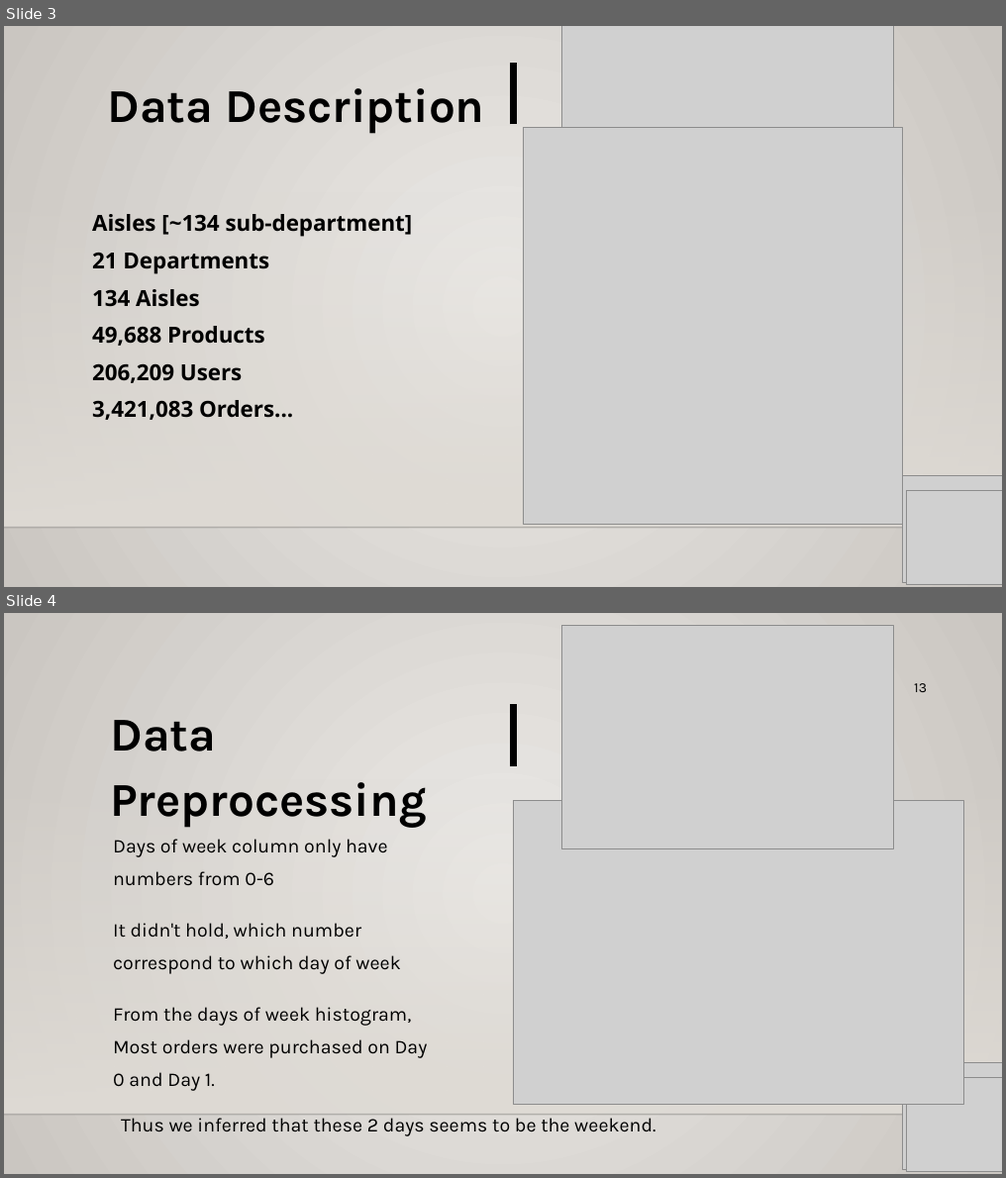
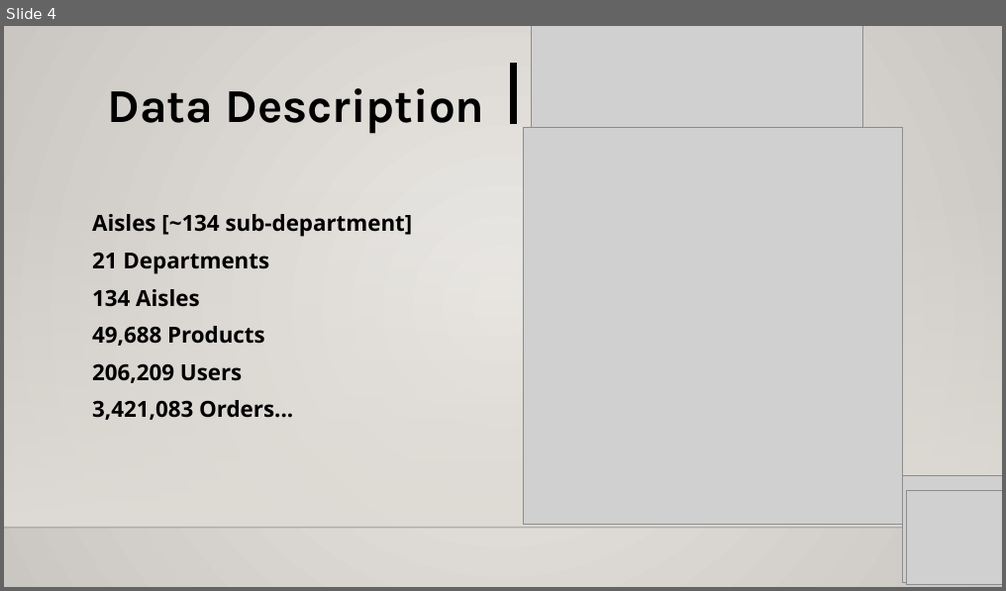
Before and after one commit to bharath21gaju/GroceryItems_Recommender, a slide deck: MidTerm_USML.pptx. Shown one above the other, each under a label of ours: slides 3 and 4 before the commit, slide 4 after it. The pictures are 1006x1178 and 1006x591 pixels, drawn with LibreOffice and Linux fonts; fonts in the diff are those of the drawing; grey boxes stand for pictures; background and template pictures are left out. Boxes give left, top, right and bottom in pixels: in the first picture for what was removed or moved away, otherwise in the second. Text is boxed around its words. In the diff, an @@ line names an element or a change of style, - is before the commit and + after.

```diff
--- a/MidTerm_USML.pptx
+++ b/MidTerm_USML.pptx
@@ slide 4 removed at (4,613,1002,1174), background gradient #ECEAE7 to #CAC7C1; not listed: 2 template elements that a slide beside it also shows @@
@@ picture removed at (561,625,893,849) @@
@@ text removed at (914,683,927,692) @@
-13
@@ text removed at (110,720,426,827) @@
-Data
-Preprocessing
@@ line removed from (513, 766) to (513, 705) @@
@@ picture removed at (513,801,964,1105) @@
@@ text removed at (113,839,388,885) @@
-Days of week column only have numbers from 0-6
@@ text removed at (113,923,400,974) @@
-It didn't hold, which number correspond to which day of week
@@ text removed at (113,1007,428,1091) @@
-From the days of week histogram, Most orders were purchased on Day 0 and Day 1.
@@ picture removed at (903,1063,1002,1169) @@
@@ picture removed at (906,1078,1002,1171) @@
@@ text removed at (121,1118,655,1137) @@
-Thus we inferred that these 2 days seems to be the weekend.
@@ what was slide 3 is now slide 4 @@
@@ slide 4 changed as well @@
@@ picture: place and size @@
-picture at (561,26,893,187)
+picture at (532,26,863,196)
@@ text removed at (880,91,893,109) @@
-10
```
Also in this commit, not shown: 13 other slides changed, 1 slide added, 11 other slides removed.
